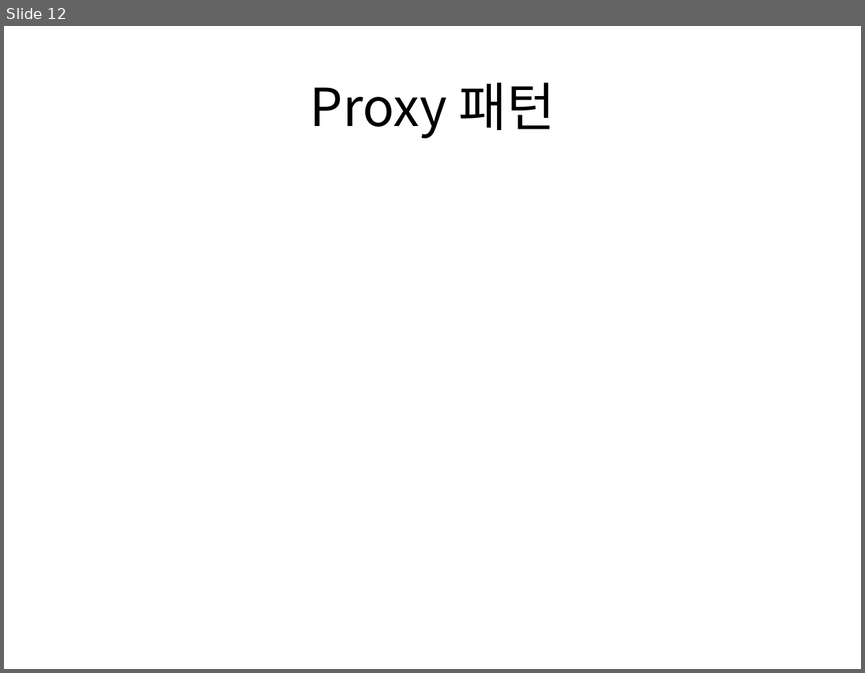
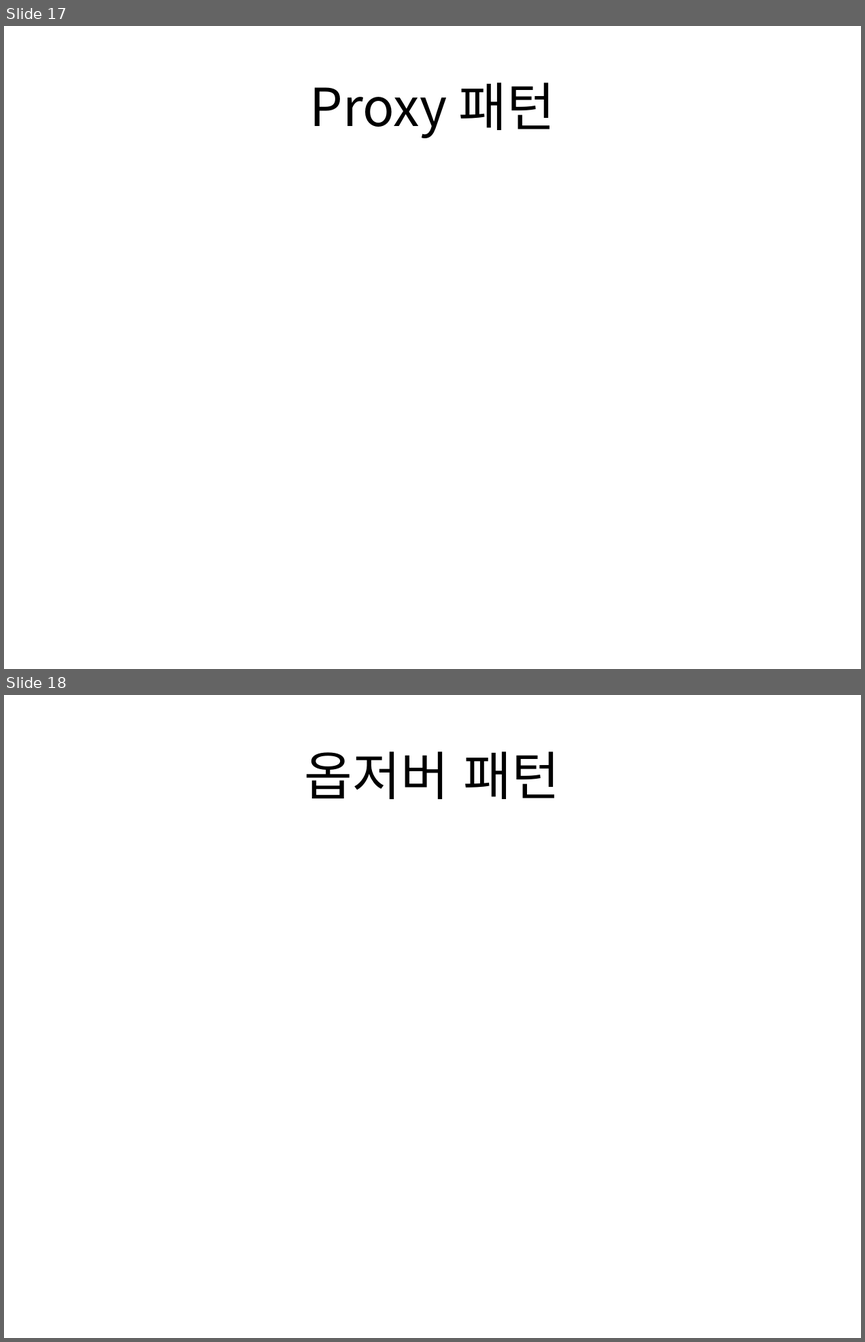
Before and after one commit to jboa86/designpattern, a slide deck: doc/Design pattern.pptx. Shown one above the other, each under a label of ours: slide 12 before the commit, slides 17 and 18 after it. The pictures are 865x673 and 865x1342 pixels, drawn with LibreOffice and Linux fonts; fonts in the diff are those of the drawing. Boxes give left, top, right and bottom in pixels: in the first picture for what was removed or moved away, otherwise in the second. Text is boxed around its words. In the diff, an @@ line names an element or a change of style, - is before the commit and + after.

```diff
--- a/doc/Design pattern.pptx
+++ b/doc/Design pattern.pptx
@@ slide 18 added at (4, 695, 861, 1338), background #FFFFFF @@
@@ title added at (305, 751, 560, 799), 44 pt, text #000000 @@
+옵저버 패턴
@@ what was slide 12 is now slide 17 @@
```
Also in this commit, not shown: 2 slides changed, 5 other slides added, 1 other file.
